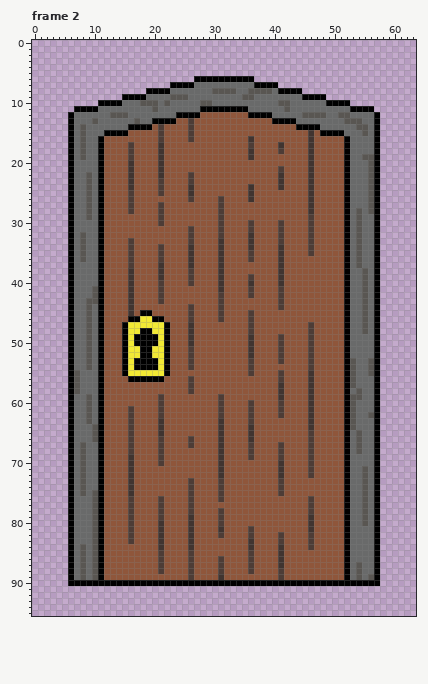
Edited in one commit: pixel-art file (TimeObjects/door.aseprite). The picture above was drawn from the file before the commit.
64x96 pixels, 17 frames. Colours within 5 levels of each other are drawn and written as one. Shown: frame 2. The commit also changed other frames, which this record leaves out.
The result:
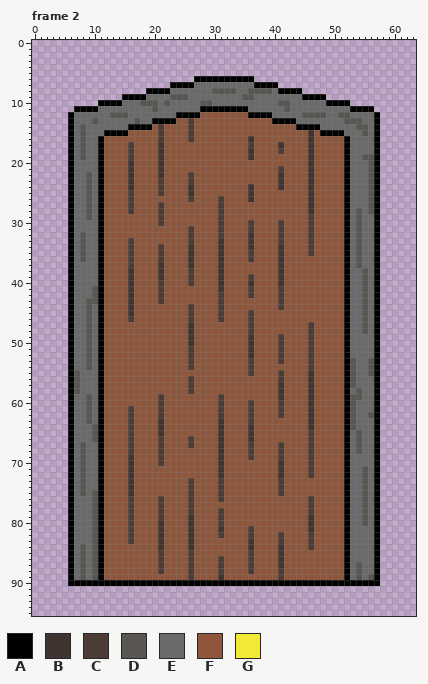
Palette (. is transparent): A #000000  B #403430  C #4d3c36  D #595652  E #696a6a  F #8f563b  G #f2e935
Commit: Added lock seperate from door
What changed:
layer "Lock" now hidden
Changed rows in their new state; - is an unchanged pixel.
Frame 2:
first column x 15:
45 ---FF---
46 -CFFFFF-
47 FFFFFFFF
48 FFFFFFFF
49 FFFFFFFF
50 FFFFFFFF
51 FFFFFFFF
52 FFFFFFFF
53 FFFFFFFF
54 FFFFFFFF
55 FFFFFFFF
56 -FFFFFF-
